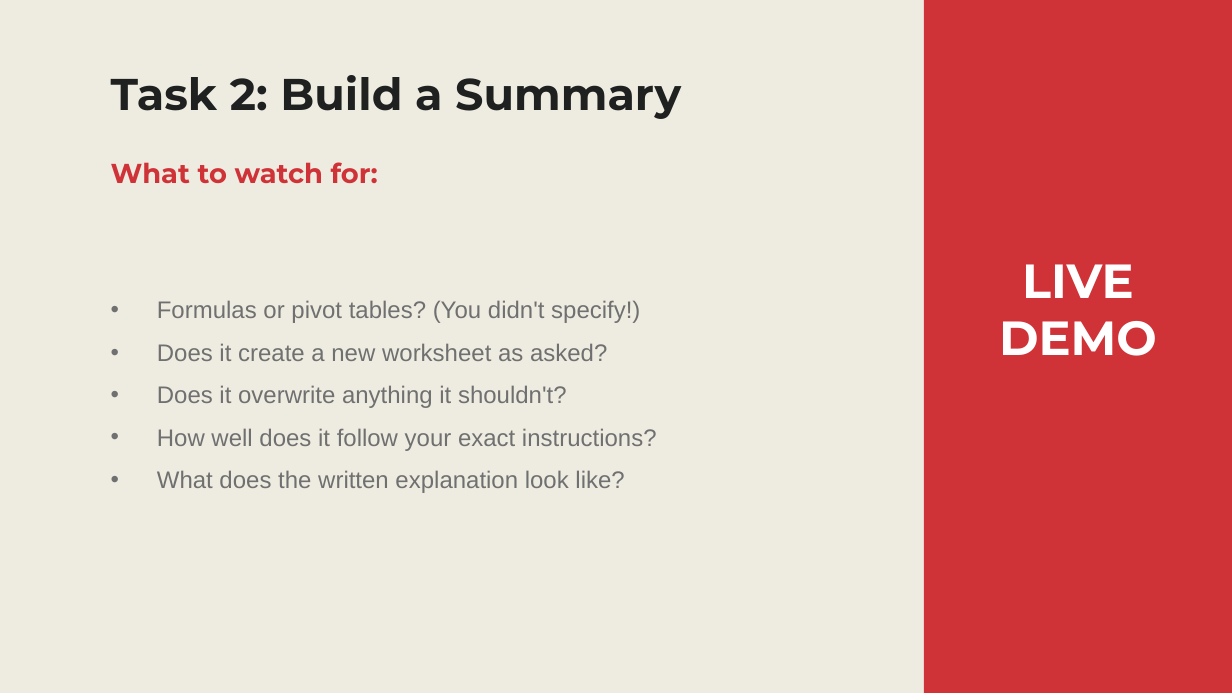
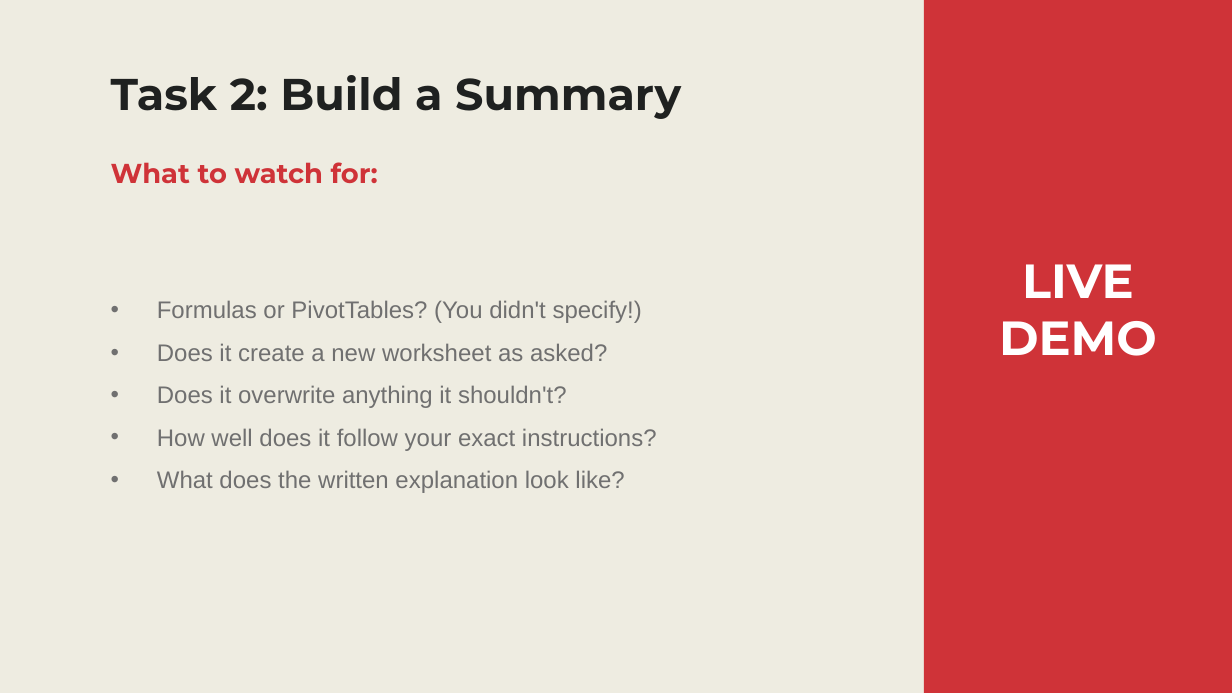
Before and after one commit to stringfestdata/copilot-opus-vs-claude-excel-addin, a slide deck: slide 10 of Copilot vs Claude Slides.pptx. Drawn at 1232x693 pixels with LibreOffice and Linux fonts; fonts in the diff are those of the drawing. Boxes give left, top, right and bottom in pixels: in the first picture for what was removed or moved away, otherwise in the second. Text is boxed around its words. In the diff, an @@ line names an element or a change of style, - is before the commit and + after.

```diff
--- a/Copilot vs Claude Slides.pptx
+++ b/Copilot vs Claude Slides.pptx
@@ text at <box>157,300,642,323</box>: text changed @@
-• Formulas or pivot tables? (You didn't specify!)
+• Formulas or PivotTables? (You didn't specify!)
```
Also in this commit, not shown: 1 other slide changed.
